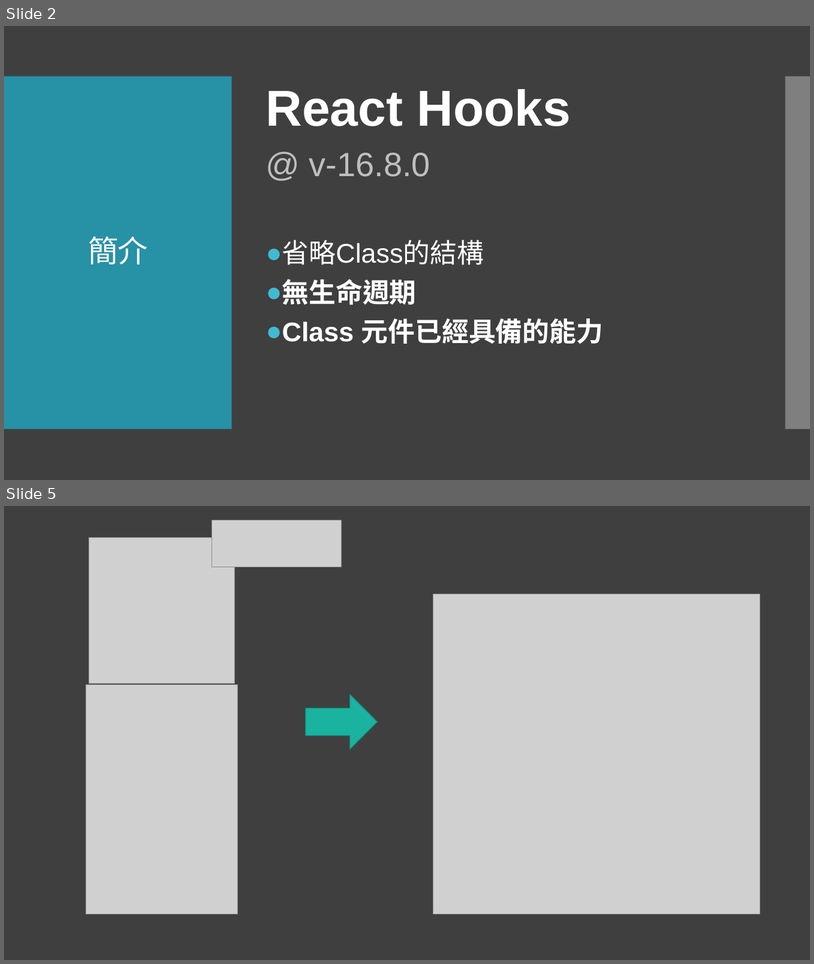
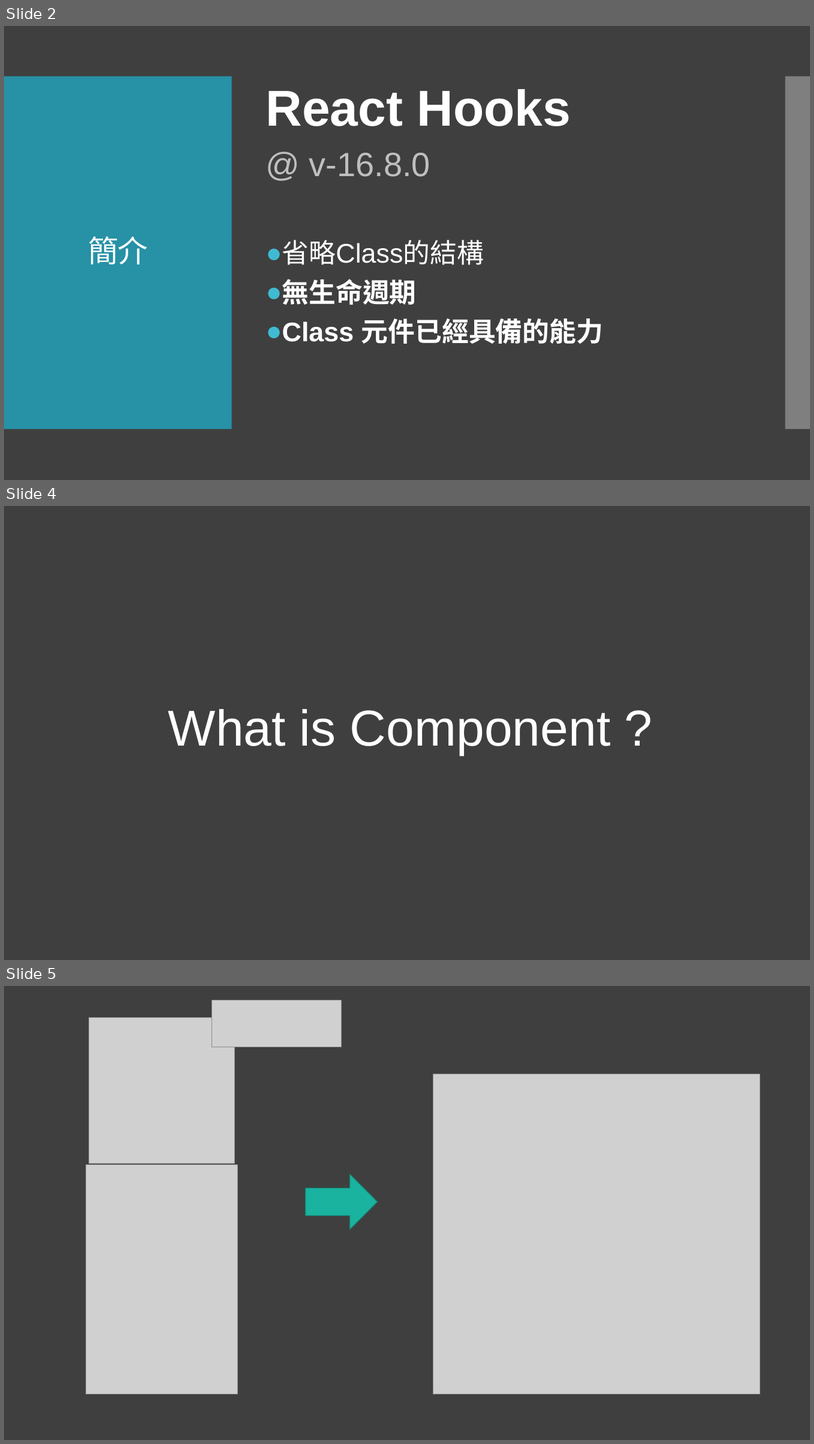
Before and after one commit to Kader-coder/React-Hooks, a slide deck: PPT/React Hooks &.pptx. Shown one above the other, each under a label of ours: slides 2 and 5 before the commit, slides 2, 4 and 5 after it; the slides between them are not shown. The pictures are 814x964 and 814x1444 pixels, drawn with LibreOffice and Linux fonts; fonts in the diff are those of the drawing; grey boxes stand for pictures. Boxes give left, top, right and bottom in pixels: in the first picture for what was removed or moved away, otherwise in the second. Text is boxed around its words. In the diff, an @@ line names an element or a change of style, - is before the commit and + after.

```diff
--- a/PPT/React Hooks &.pptx
+++ b/PPT/React Hooks &.pptx
@@ slide 4 added at (x1=4, y1=506, x2=810, y2=960), background #3F3F3F @@
@@ text added at (x1=168, y1=709, x2=611, y2=755), 60 pt, text #FFFFFF @@
+What is Component ?
```
Also in this commit, not shown: 2 slides changed, 1 other slide added, 1 slide removed, 28 other files.
